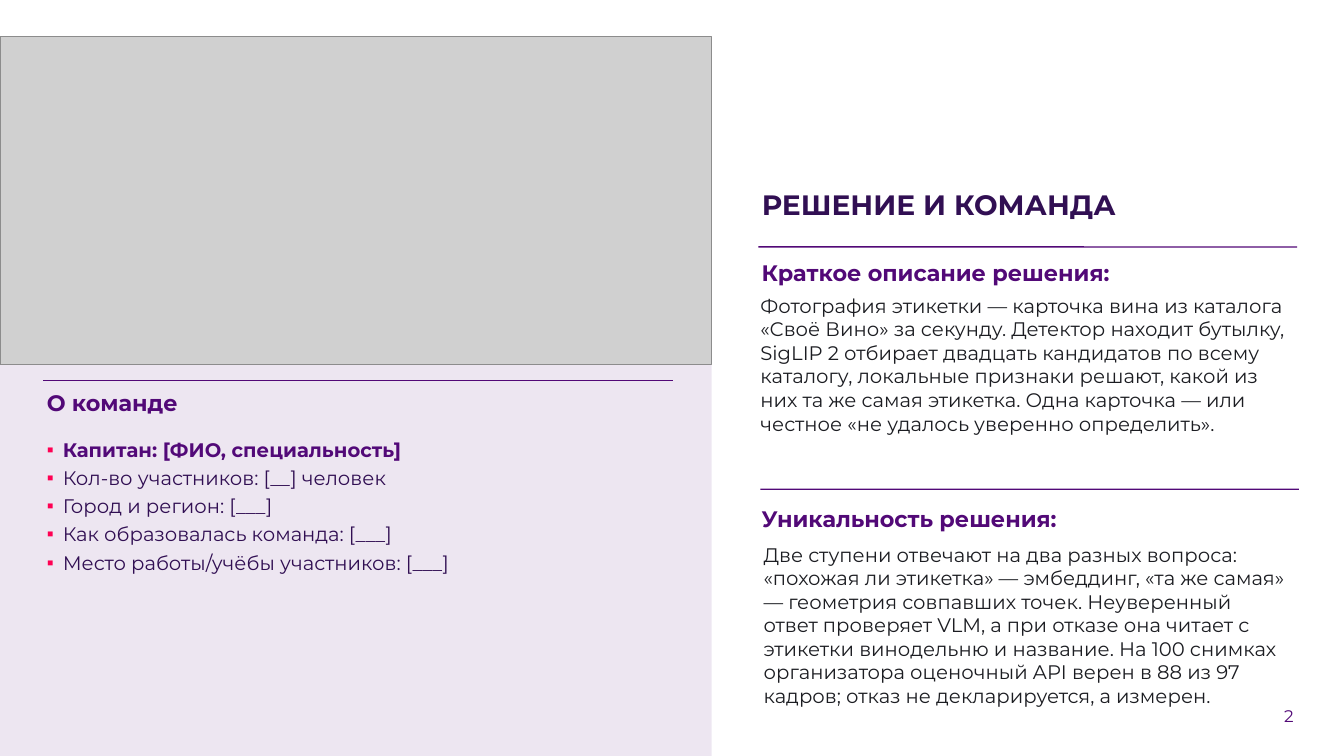
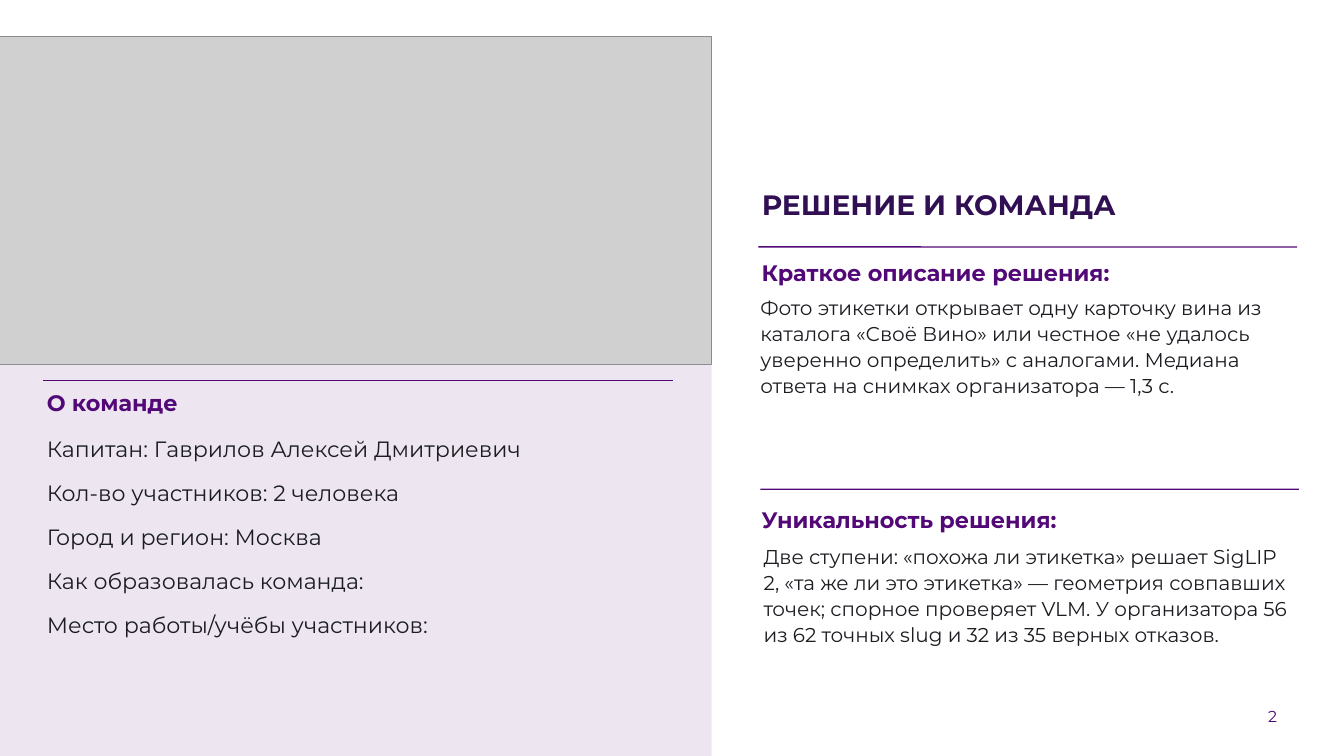
Before and after one commit to AlexGvr/rus_vines, a slide deck: slide 2 of ЛЦТ2026 Сканер российских вин.pptx. Drawn at 1344x756 pixels with LibreOffice and Linux fonts; fonts in the diff are those of the drawing; grey boxes stand for pictures; background and template pictures are left out. Boxes give left, top, right and bottom in pixels: in the first picture for what was removed or moved away, otherwise in the second. Text is boxed around its words. In the diff, an @@ line names an element or a change of style, - is before the commit and + after.

```diff
--- a/ЛЦТ2026 Сканер российских вин.pptx
+++ b/ЛЦТ2026 Сканер российских вин.pptx
@@ text at [760,300,1261,397]: text changed; size 14 to 14.3 pt @@
-Фотография этикетки — карточка вина из каталога «Своё Вино» за секунду. Детектор находит бутылку, SigLIP 2 отбирает двадцать кандидатов по всему каталогу, локальные признаки решают, какой из них та же самая этикетка. Одна карточка — или честное «не удалось уверенно определить».
+Фото этикетки открывает одну карточку вина из каталога «Своё Вино» или честное «не удалось уверенно определить» с аналогами. Медиана ответа на снимках организатора — 1,3 с.
@@ text at [47,441,521,638]: text changed; size 14 to 15.8 pt; text colour #310F53 to #1C1D22 @@
-▪ Капитан: [ФИО, специальность]
-▪ Кол-во участников: [__] человек
-▪ Город и регион: [___]
-▪ Как образовалась команда: [___]
-▪ Место работы/учёбы участников: [___]
+Капитан: Гаврилов Алексей Дмитриевич
+Кол-во участников: 2 человека
+Город и регион: Москва
+Как образовалась команда:
+Место работы/учёбы участников:
@@ text at [764,549,1286,646]: text changed; size 14 to 14.3 pt @@
-Две ступени отвечают на два разных вопроса: «похожая ли этикетка» — эмбеддинг, «та же самая» — геометрия совпавших точек. Неуверенный ответ проверяет VLM, а при отказе она читает с этикетки винодельню и название. На 100 снимках организатора оценочный API верен в 88 из 97 кадров; отказ не декларируется, а измерен.
+Две ступени: «похожа ли этикетка» решает SigLIP 2, «та же ли это этикетка» — геометрия совпавших точек; спорное проверяет VLM. У организатора 56 из 62 точных slug и 32 из 35 верных отказов.
@@ page number at [1268,711,1277,722]: size 12 to 11.3 pt, text colour #520977 to #520978; alignment centre to left; line spacing 1 to 1.08 @@
```
Also in this commit, not shown: 9 other slides changed, 7 slides added, 7 slides removed, 3 other files.
